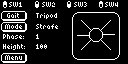
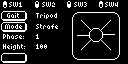
Layer changes from the first 128px x 64px image to the second:
painted on "Menu Boarder" over [5, 55, 22, 60]
